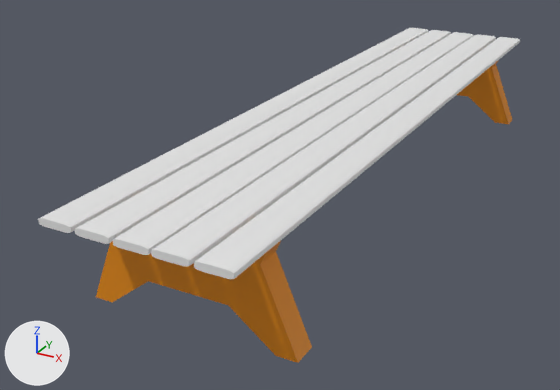
A saved change to the FBX model Blitz/Blitz/Assets/3DAssets/EnvironmentModels/Locker_room/bench_lockerroom.fbx.
Camera for both pictures: a camera (50 mm lens) standing at (7.54, -8.92, 2.39) and looking at (4.74, -3.82, -0.16). The lights are fixed; the arrows at lower left show +X, +Y and +Z.
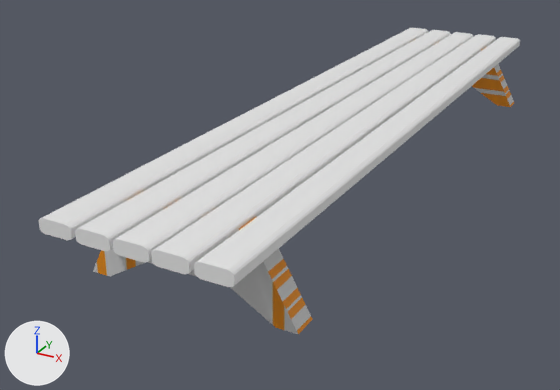
What differs and where, as boxes [x1, y1, x2, y2] in the pictures (560 x 390 px):
```json
{"object": "Cube.005", "change": "moved, rescaled", "before": [194, 37, 520, 279], "after": [194, 37, 520, 287]}
{"object": "Cube.001", "change": "surface changed, rescaled", "before": [96, 61, 512, 363], "after": [93, 40, 514, 334], "on screen": "brown to grey"}
{"object": "Cube.004", "change": "moved, rescaled", "before": [151, 34, 496, 267], "after": [151, 34, 496, 274]}
{"object": "Cube.003", "change": "moved, rescaled", "before": [112, 32, 473, 255], "after": [113, 32, 473, 263]}
{"object": "Cube.002", "change": "moved, rescaled", "before": [75, 30, 451, 244], "after": [75, 30, 451, 251]}
{"object": "Cube", "change": "moved, rescaled", "before": [38, 28, 428, 233], "after": [39, 28, 428, 240]}
```

Scene script edits in JSON lines:
```json
{"block": "me_cube_013", "where": "me_cube_013.from_pydata(...)  # 84 vertices, 70 faces; spans x -1.3..1.29, y -0.83..0.84, z -11.09..-1.0"}
{"block": "me_cube_013", "where": "# used by ob_cube_001; location = (5.206, -3.353, 0.623); scale = (0.555, 2.91, 0.0711)"}
{"block": "me_cube_013", "change": "me_cube_013 part 1: texture (UV) coordinates of 70 of 70 faces, centred in x -1.18..1.16, y -0.83..0.84, z -11.09..-1.0, changed; they spanned u 0.01..1.0, v 0.0..0.94 and now span u 0.0..0.79, v 0.0..1.0"}
{"op": "set", "path": "ob_cube.location", "old": "(4.692, -3.373, 0.577)", "new": "(4.692, -3.373, 0.555)"}
{"op": "set", "path": "ob_cube.scale", "old": "(-0.114, -2.86, -0.0239)", "new": "(-0.114, -2.86, -0.0469)"}
{"op": "set", "path": "ob_cube_003.location", "old": "(5.203, -3.373, 0.577)", "new": "(5.203, -3.373, 0.555)"}
{"op": "set", "path": "ob_cube_003.scale", "old": "(-0.114, -2.86, -0.0239)", "new": "(-0.114, -2.86, -0.0469)"}
{"op": "set", "path": "ob_cube_002.location", "old": "(4.95, -3.373, 0.577)", "new": "(4.95, -3.373, 0.555)"}
{"op": "set", "path": "ob_cube_002.scale", "old": "(-0.114, -2.86, -0.0239)", "new": "(-0.114, -2.86, -0.0469)"}
{"op": "set", "path": "ob_cube_004.location", "old": "(5.448, -3.373, 0.577)", "new": "(5.448, -3.373, 0.555)"}
{"op": "set", "path": "ob_cube_004.scale", "old": "(-0.114, -2.86, -0.0239)", "new": "(-0.114, -2.86, -0.0469)"}
{"op": "set", "path": "ob_cube_001.scale", "old": "(0.555, 2.91, 0.0711)", "new": "(0.555, 2.91, 0.0545)"}
{"op": "set", "path": "ob_cube_005.location", "old": "(5.704, -3.373, 0.577)", "new": "(5.704, -3.373, 0.555)"}
{"op": "set", "path": "ob_cube_005.scale", "old": "(-0.114, -2.86, -0.0239)", "new": "(-0.114, -2.86, -0.0469)"}
```
